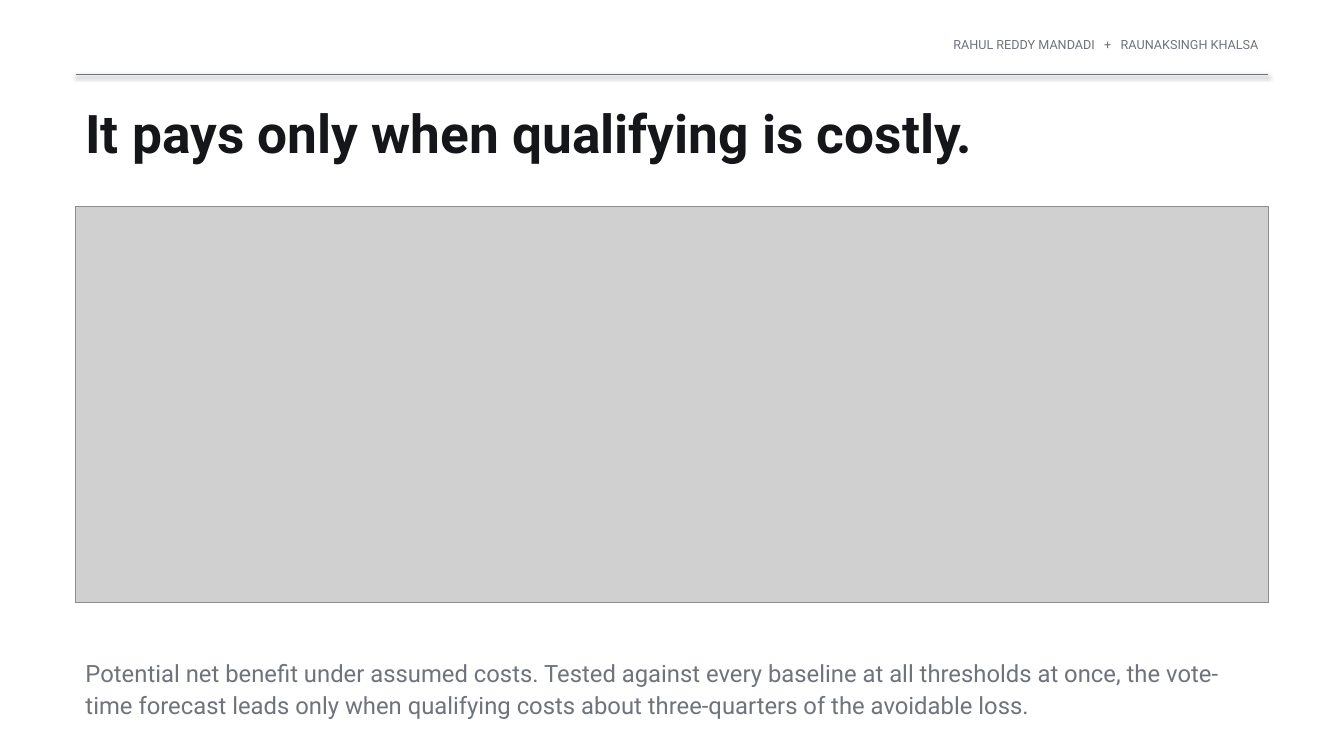
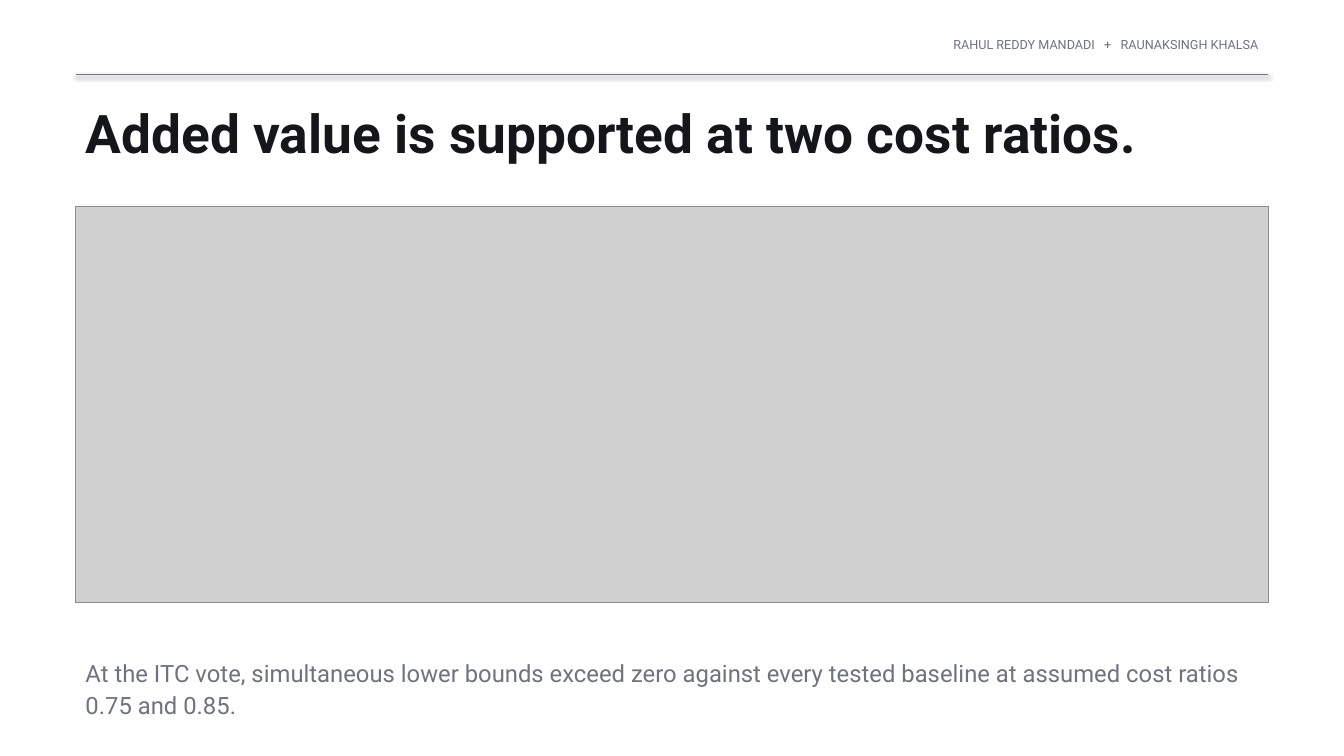
Before and after one commit to rahul-mandadi/tariff-rush, a slide deck: slide 13 of slides/Mandadi_Khalsa_Final_Presentation.pptx. Drawn at 1344x756 pixels with LibreOffice and Linux fonts; fonts in the diff are those of the drawing; grey boxes stand for pictures. Boxes give left, top, right and bottom in pixels: in the first picture for what was removed or moved away, otherwise in the second. Text is boxed around its words. In the diff, an @@ line names an element or a change of style, - is before the commit and + after.

Commit message:
Decision-value wording: support stated at the two tested cost ratios
Slide 13 headline and caption, and the report abstract, now say the added decision value is supported at assumed cost ratios 0.75 and 0.85 (simultaneous lower bounds above zero against every tested baseline), without implying no benefit elsewhere or measured savings. No model rerun.

```diff
--- a/slides/Mandadi_Khalsa_Final_Presentation.pptx
+++ b/slides/Mandadi_Khalsa_Final_Presentation.pptx
@@ text at bbox=[85, 113, 1135, 164]: text changed @@
-It pays only when qualifying is costly.
+Added value is supported at two cost ratios.
@@ text at bbox=[85, 664, 1238, 714]: text changed @@
-Potential net benefit under assumed costs. Tested against every baseline at all thresholds at once, the vote-time forecast leads only when qualifying costs about three-quarters of the avoidable loss.
+At the ITC vote, simultaneous lower bounds exceed zero against every tested baseline at assumed cost ratios 0.75 and 0.85.
```
Also in this commit, not shown: 2 other files.
